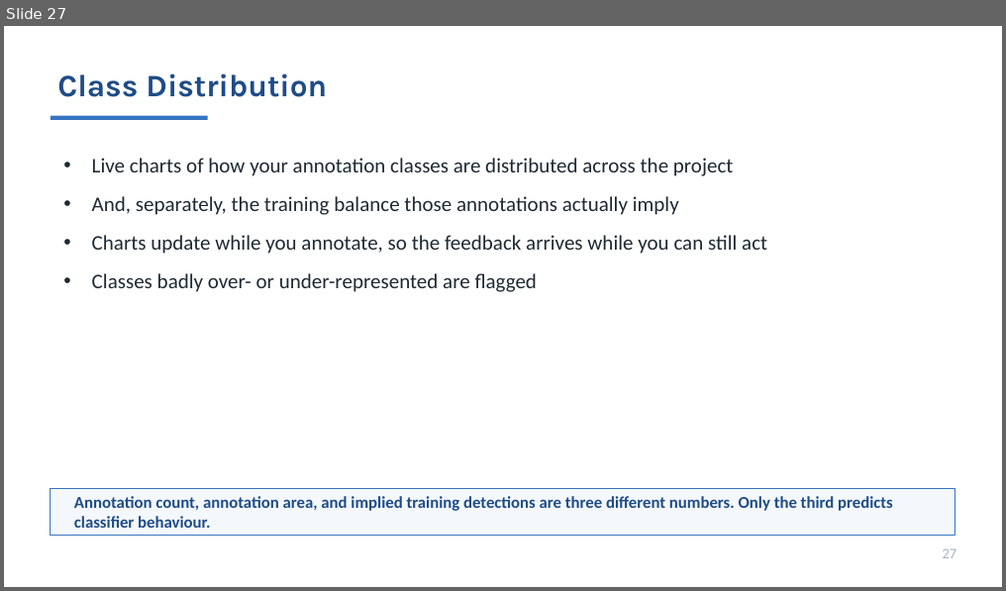
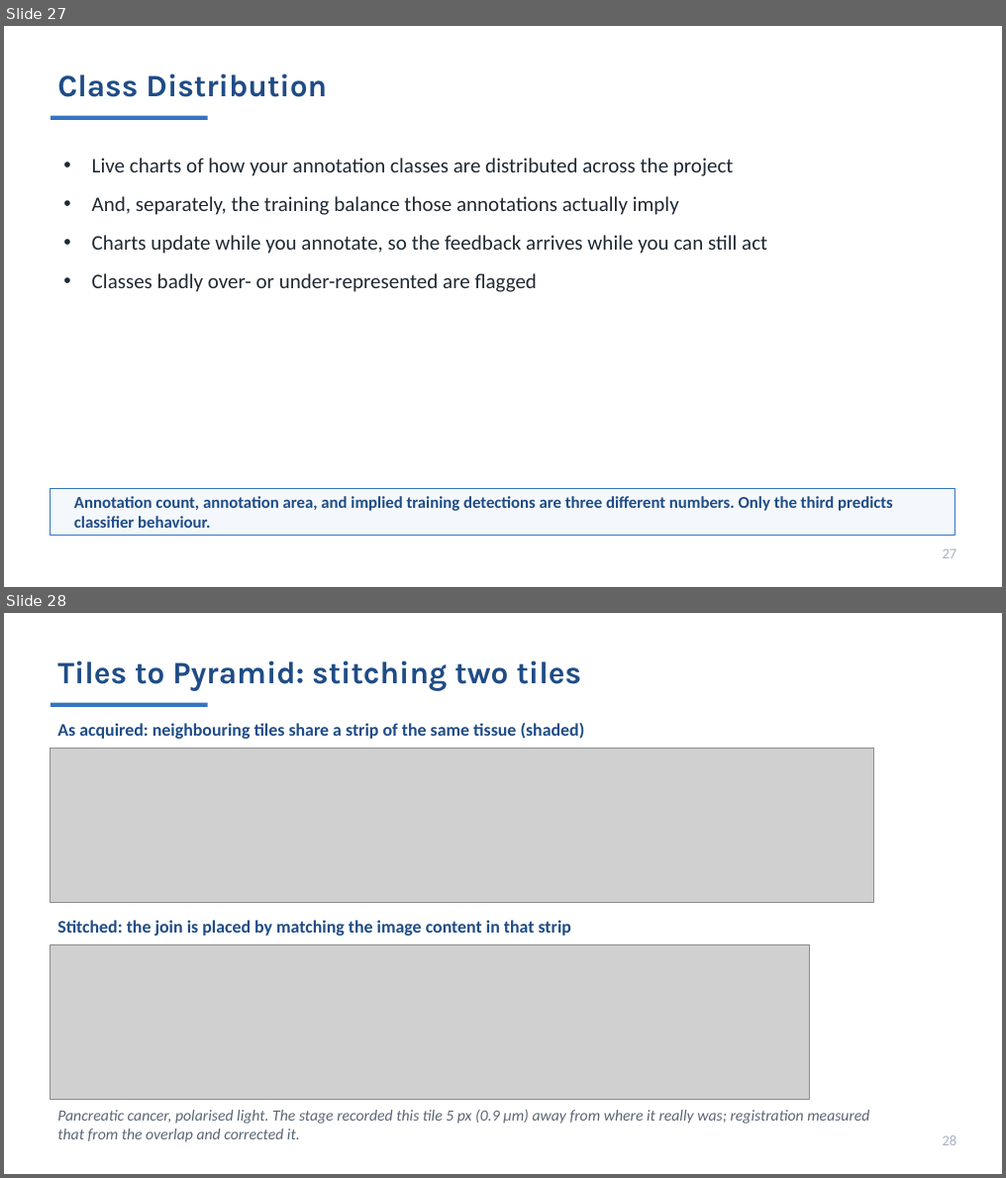
Before and after one commit to MichaelSNelson/BINA-I2K-2026-QuPath-Extensions, a slide deck: I2K_2026_QuPath_Extensions.pptx. Shown one above the other, each under a label of ours: slide 27 before the commit, slides 27 and 28 after it. The pictures are 1006x591 and 1006x1178 pixels, drawn with LibreOffice and Linux fonts; fonts in the diff are those of the drawing; grey boxes stand for pictures. Boxes give left, top, right and bottom in pixels: in the first picture for what was removed or moved away, otherwise in the second. Text is boxed around its words. In the diff, an @@ line names an element or a change of style, - is before the commit and + after.

```diff
--- a/I2K_2026_QuPath_Extensions.pptx
+++ b/I2K_2026_QuPath_Extensions.pptx
@@ slide 28 added at bbox=[4, 613, 1002, 1174], background #FFFFFF @@
@@ text added at bbox=[57, 661, 582, 691], 30 pt, text #1F4C86, bold @@
+Tiles to Pyramid: stitching two tiles
@@ rectangle added at bbox=[51, 703, 208, 707], fill #3674C1 @@
@@ text added at bbox=[57, 723, 585, 739], 17 pt, text #1F4C86, bold @@
+As acquired: neighbouring tiles share a strip of the same tissue (shaded)
@@ picture added at bbox=[51, 748, 874, 903] @@
@@ text added at bbox=[57, 920, 571, 936], 17 pt, text #1F4C86, bold @@
+Stitched: the join is placed by matching the image content in that strip
@@ picture added at bbox=[51, 945, 810, 1100] @@
@@ text added at bbox=[57, 1109, 869, 1143], 15 pt, text #5A6675, italic @@
+Pancreatic cancer, polarised light. The stage recorded this tile 5 px (0.9 µm) away from where it really was; registration measured that from the overlap and corrected it.
@@ text added at bbox=[943, 1136, 957, 1146], 14 pt, text #A8B2BF @@
+28
```
Also in this commit, not shown: 24 slides changed, 1 other slide added, 7 other files.
